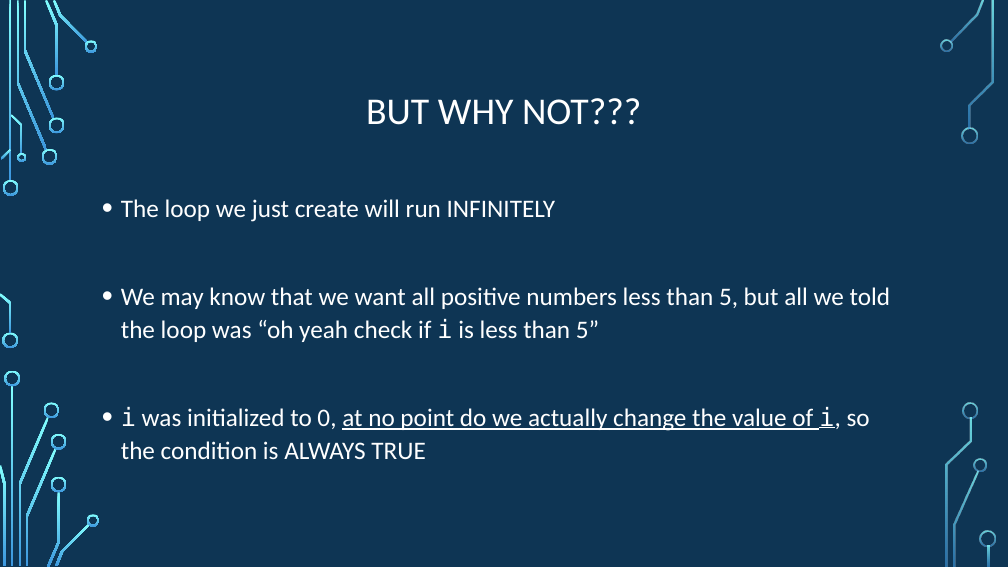
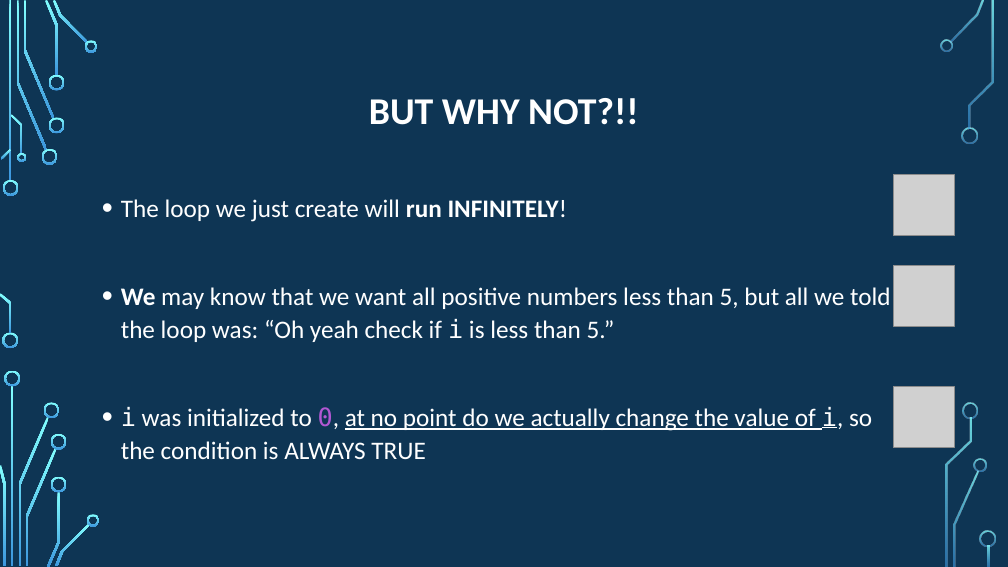
Before and after one commit to psypdt/ZIS_C-_Summer_Course_2019, a slide deck: slide 15 of Day_3/Day_3.pptx. Drawn at 1008x567 pixels with LibreOffice and Linux fonts; fonts in the diff are those of the drawing; grey boxes stand for pictures; background and template pictures are left out. Boxes give left, top, right and bottom in pixels: in the first picture for what was removed or moved away, otherwise in the second. Text is boxed around its words. In the diff, an @@ line names an element or a change of style, - is before the commit and + after.

```diff
--- a/Day_3/Day_3.pptx
+++ b/Day_3/Day_3.pptx
@@ title at (369,98,638,125): text changed; bold on @@
-BUT WHY NOT???
+BUT WHY NOT?!!
@@ picture added at (894,175,955,236) @@
@@ text at (121,199,891,342): text changed @@
-• The loop we just create will run INFINITELY
-• We may know that we want all positive numbers less than 5, but all we told the loop was “oh yeah check if i is less than 5”
+• The loop we just create will run INFINITELY!
+• We may know that we want all positive numbers less than 5, but all we told the loop was: “Oh yeah check if i is less than 5.”
@@ picture added at (894,265,955,327) @@
@@ picture added at (894,387,955,448) @@
@@ text at (121,407,872,459): font Calibri to DejaVu Sans Mono, text colour #FFFFFF to #B258D3 in "0," @@
```
Also in this commit, not shown: 13 other slides changed, 1 other file.
